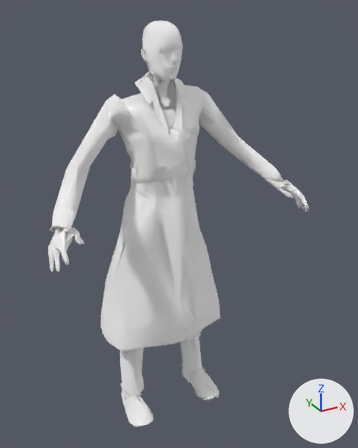
The glTF model public/models/crew/megazron.lod1.glb, before and after one commit.
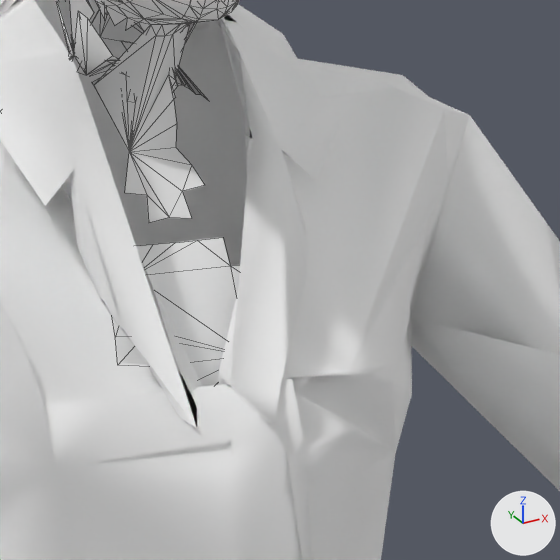
Each version appears first whole from a camera (50 mm lens) standing at (-1.07, -2.167, 2.138) and looking at (0.069, -0.096, 1.103), and next in a close-up on the part from 40% to 61% of the width and 17% to 34% of the height. The axes (+X, +Y, +Z) are drawn at lower right. The lights are the same throughout. The first two pictures are the older version. The close-ups show mesh edges as thin lines. Vertices at exactly the same position are counted once.

The older version as bpy lines, for what is in view:
```python
me_cloth = bpy.data.meshes.new('cloth')
me_cloth.from_pydata(...)  # 2665 vertices, 4842 faces; spans x -0.64..0.62, y -0.33..0.24, z -0.03..1.87
me_cloth.materials.append(mat_cloth)  # white #ffffff
me_skin_body = bpy.data.meshes.new('skin_body')
me_skin_body.from_pydata(...)  # 673 vertices, 1115 faces; spans x -0.675..0.678, y -0.44..0.06, z 1.046..1.916
me_skin_body.materials.append(mat_skin)  # white #ffffff
me_skin_head = bpy.data.meshes.new('skin_head')
me_skin_head.from_pydata(...)  # 931 vertices, 1800 faces; spans x -0.095..0.095, y -0.186..0.048, z 1.824..2.08
me_skin_head.materials.append(mat_skin)  # white #ffffff
ob_cloth = bpy.data.objects.new('cloth', me_cloth)
ob_cloth.location = (0.0, 0.0, 0.0)
ob_skin_body = bpy.data.objects.new('skin_body', me_skin_body)
ob_skin_body.location = (0.0, 0.0, 0.0)
ob_skin_head = bpy.data.objects.new('skin_head', me_skin_head)
ob_skin_head.location = (0.0, 0.0, 0.0)
```
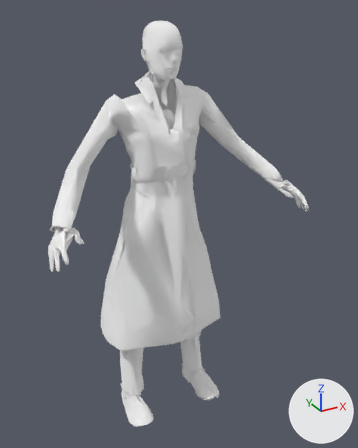
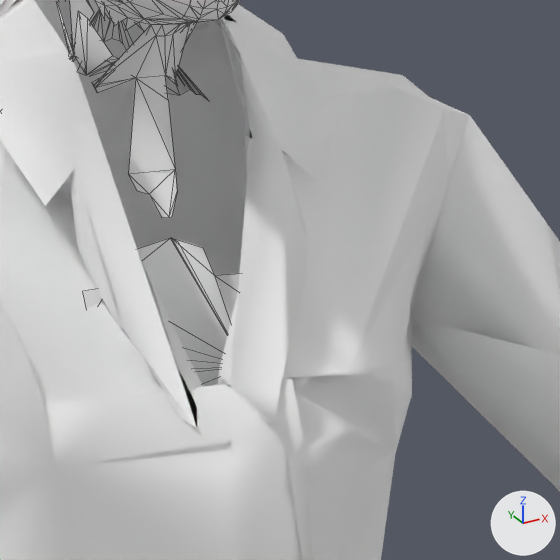
Scene script edits in JSON lines:
```json
{"block": "me_skin_body", "where": "# used by ob_skin_body; location = (0.0, 0.0, 0.0)"}
{"op": "remove", "block": "me_skin_body", "code": "me_skin_body.from_pydata(...)  # 673 vertices, 1115 faces; spans x -0.675..0.678, y -0.44..0.06, z 1.046..1.916"}
{"op": "add", "block": "me_skin_body", "code": "me_skin_body.from_pydata(...)  # 666 vertices, 1108 faces; spans x -0.675..0.678, y -0.44..0.06, z 1.046..1.916"}
{"block": "me_skin_body", "change": "me_skin_body part 1: the loose piece of 26 vertices spanning x -0.059..0.059, y -0.152..-0.108, z 1.591..1.699 is rebuilt with 24 vertices and now spans x -0.062..0.062, y -0.148..-0.084, z 1.575..1.701"}
{"block": "me_skin_body", "change": "me_skin_body part 2"}
{"block": "me_skin_body", "change": "26 vertices are removed from x -0.051..0.051, y -0.095..-0.002, z 1.728..1.83"}
{"block": "me_skin_body", "change": "61 faces are deleted"}
{"block": "me_skin_body", "change": "10 vertices move from x -0.061..0.061, y -0.102..0.004, z 1.712..1.827 to x -0.058..0.058, y -0.097..0.001, z 1.713..1.825"}
{"block": "me_skin_body", "change": "21 vertices are added at x -0.034..0.034, y -0.092..-0.005, z 1.727..1.812"}
{"block": "me_skin_body", "change": "57 new faces join them"}
```

Changed parts and their boxes [x1, y1, x2, y2] in the close-ups (560 x 560 px; the box of a moved part takes in the faces that stretch with it):
```json
{"object": "skin_body", "change": "reshaped", "before": [56, 0, 240, 386], "after": [56, 0, 239, 386]}
{"part": 1, "of": "me_skin_body", "change": "rebuilt", "before": [112, 237, 240, 386], "after": [83, 238, 239, 386]}
{"part": 2, "of": "me_skin_body", "change": "moved or reshaped", "before": [71, 0, 197, 222], "after": [71, 0, 197, 217]}
```
